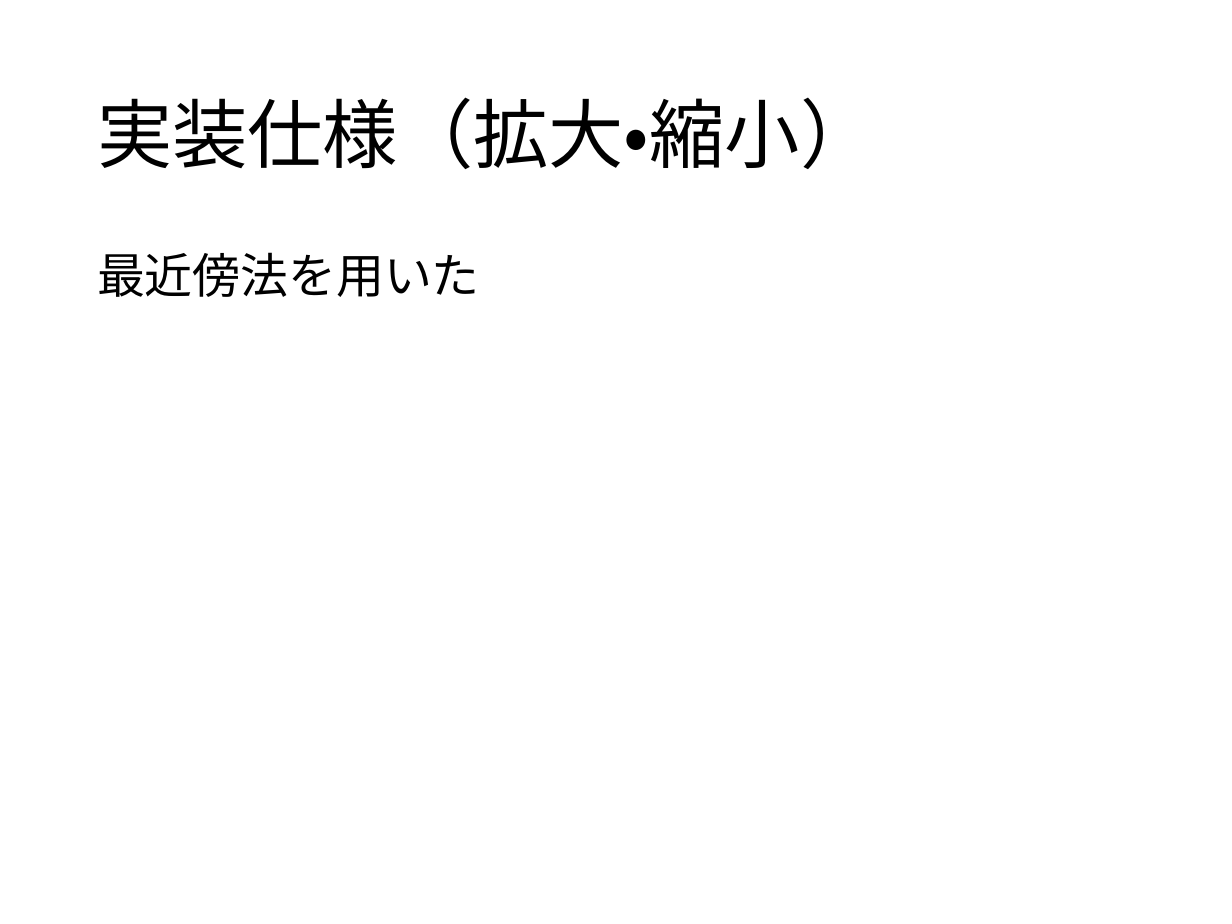
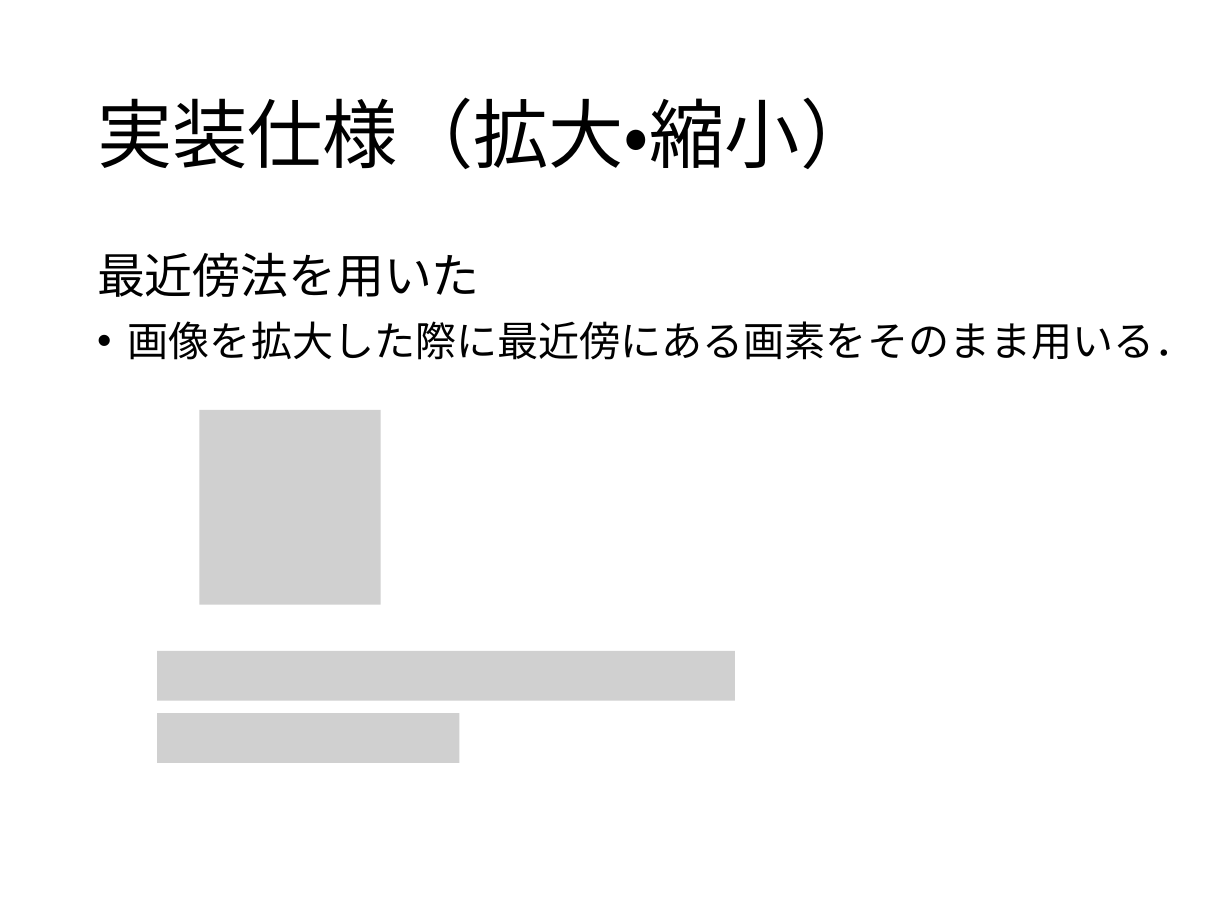
Before and after one commit to YumaFujioka/mmsa, a slide deck: slide 2 of 180523_wed4.pptx. Drawn at 1232x924 pixels with LibreOffice and Linux fonts; fonts in the diff are those of the drawing; grey boxes stand for pictures; background and template pictures are left out. Boxes give left, top, right and bottom in pixels: in the first picture for what was removed or moved away, otherwise in the second. Text is boxed around its words. In the diff, an @@ line names an element or a change of style, - is before the commit and + after.

Commit message:
パワーポイントの回転，拡大縮小を追加しました．

```diff
--- a/180523_wed4.pptx
+++ b/180523_wed4.pptx
@@ text at (x1=128, y1=321, x2=1196, y2=360): paragraph added @@
+• 画像を拡大した際に最近傍にある画素をそのまま用いる．
@@ picture added at (x1=200, y1=410, x2=381, y2=605) @@
@@ picture added at (x1=158, y1=650, x2=736, y2=700) @@
@@ picture added at (x1=158, y1=713, x2=460, y2=763) @@
```
Also in this commit, not shown: 1 other slide changed.
